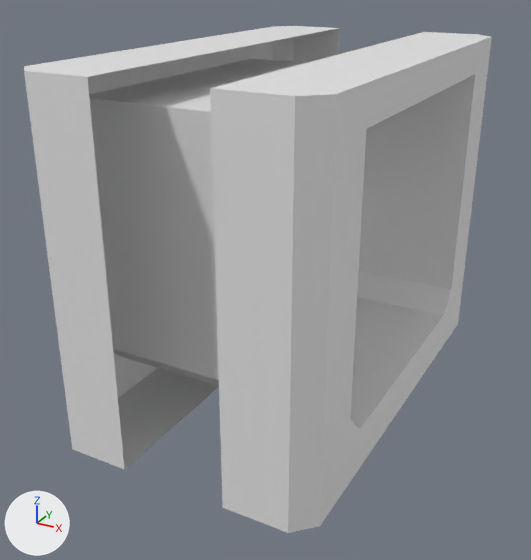
What one commit did to the FBX model Assets/Models/Sanctums/Hallway.fbx.
Before and after are seen from a 50 mm lens placed at (-0.384, -0.563, 0.352), pointed at (-0.677, -0.029, 0.085). Lighting does not change. The marker at lower left points along +X, +Y and +Z. Where no turn or scale is listed for an object, it has been applied to the vertices.

In view in the first picture: 'Hallway'.
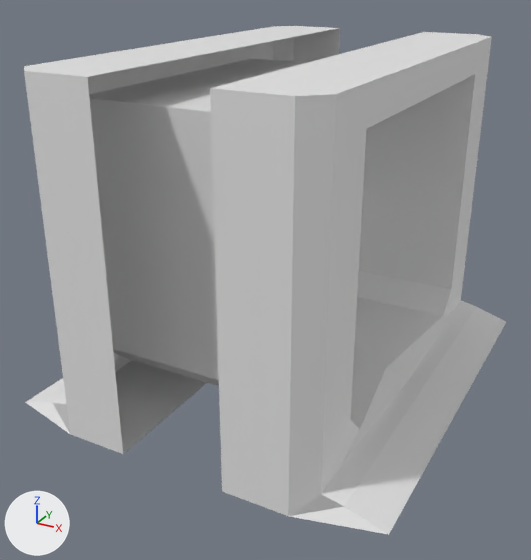
Location of each change, (x1, y1, x2, y2) in pixels of the pictures (531 x 560 px):
'Hallway', reshaped
    before: (24, 26, 492, 533)
    after: (24, 26, 506, 535)
part 1 of me_cylinder_002, built on
    before: (63, 298, 461, 533)
    after: (25, 298, 506, 535)

Patch to the scene script:
```diff
--- a/Assets/Models/Sanctums/Hallway.fbx.py
+++ b/Assets/Models/Sanctums/Hallway.fbx.py
@@ me_cylinder_002 @@
 # used by ob_hallway; location = (-0.6661, 0.0, 0.0007)
-me_cylinder_002.from_pydata(...)  # 68 vertices, 56 faces; spans x -0.117..0.117, y -0.199..0.199, z -0.023..0.282
+me_cylinder_002.from_pydata(...)  # 76 vertices, 68 faces; spans x -0.168..0.168, y -0.199..0.199, z -0.008..0.282
+# me_cylinder_002 part 1
+# 12 faces are deleted
+# 10 vertices in x -0.101..0.101, y -0.199..0.199, z -0.023 move by (0.0, 0.0, 0.015)
+# 3 vertices in x 0.117, y -0.182..0.182, z -0.023 move by (0.051, 0.0, 0.015)
+# 3 vertices in x -0.117, y -0.182..0.182, z -0.023 move by (-0.051, 0.0, 0.015)
+# 7 vertices move from x -0.117..0.117, y -0.182..0.182, z -0.013..0.017 to x -0.135..0.135, y -0.182..0.182, z 0.002..0.009
+# 8 vertices are added at x -0.135..0.135, y -0.182..0.182, z 0.002..0.006
+# 24 new faces join them
```
